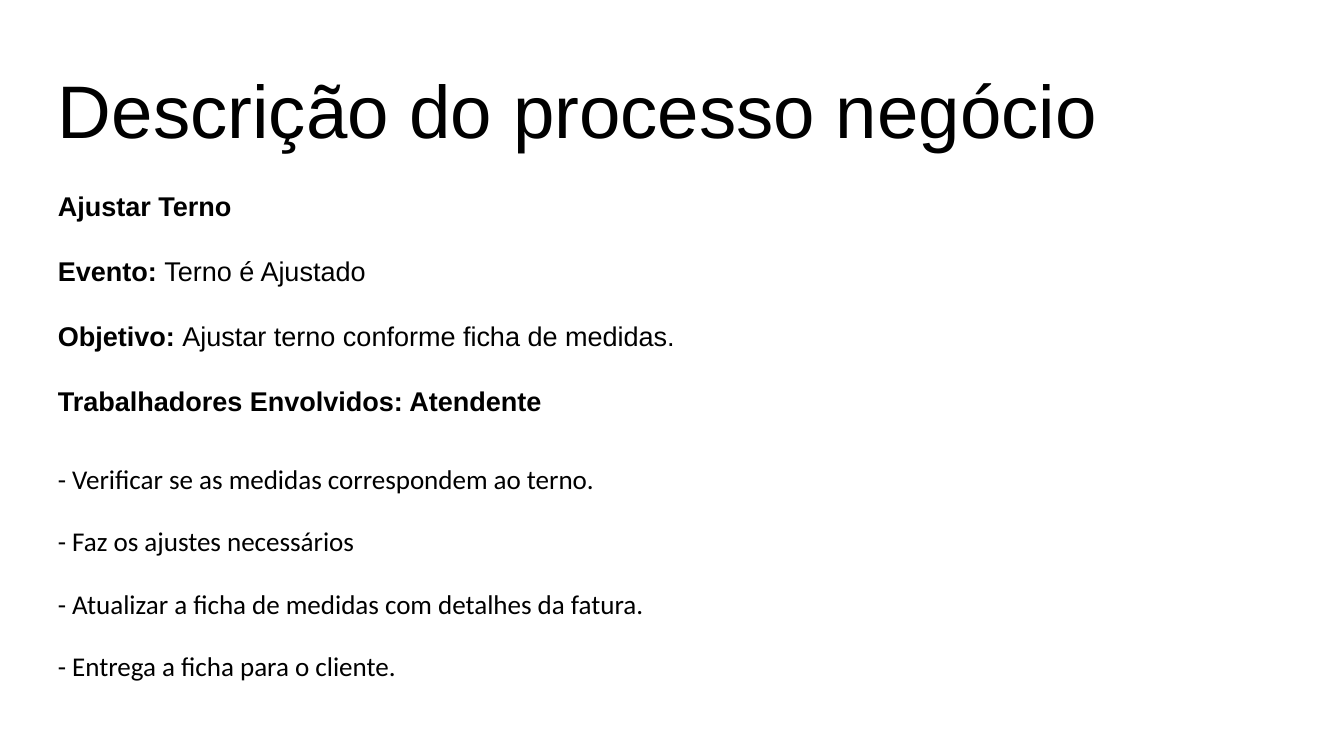
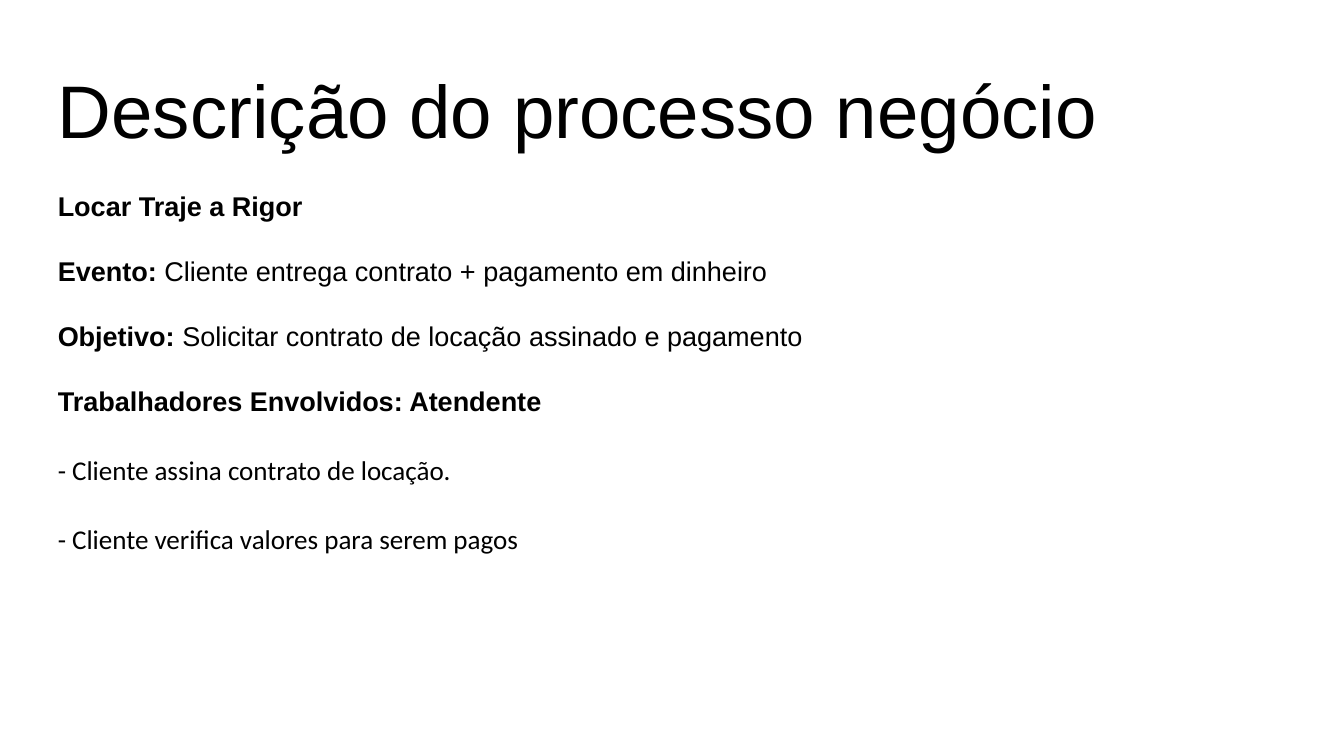
Before and after one commit to grupopenelopechavosa/OPE---Faculdade-Impacta, a slide deck: slide 2 of 18 - Descrição dos Processo de Negocio.pptx. Drawn at 1344x756 pixels with LibreOffice and Linux fonts; fonts in the diff are those of the drawing. Boxes give left, top, right and bottom in pixels: in the first picture for what was removed or moved away, otherwise in the second. Text is boxed around its words. In the diff, an @@ line names an element or a change of style, - is before the commit and + after.

```diff
--- a/18 - Descrição dos Processo de Negocio.pptx
+++ b/18 - Descrição dos Processo de Negocio.pptx
@@ text at (x1=58, y1=196, x2=802, y2=351): text changed @@
-Ajustar Terno
-Evento: Terno é Ajustado
-Objetivo: Ajustar terno conforme ficha de medidas.
+Locar Traje a Rigor
+Evento: Cliente entrega contrato + pagamento em dinheiro
+Objetivo: Solicitar contrato de locação assinado e pagamento
@@ text at (x1=72, y1=461, x2=517, y2=554): text changed @@
-- Verificar se as medidas correspondem ao terno.
-- Faz os ajustes necessários
-- Atualizar a ficha de medidas com detalhes da fatura.
-- Entrega a ficha para o cliente.
+- Cliente assina contrato de locação.
+- Cliente verifica valores para serem pagos
```
Also in this commit, not shown: 2 other slides changed, 4 slides added, 7 other files.
